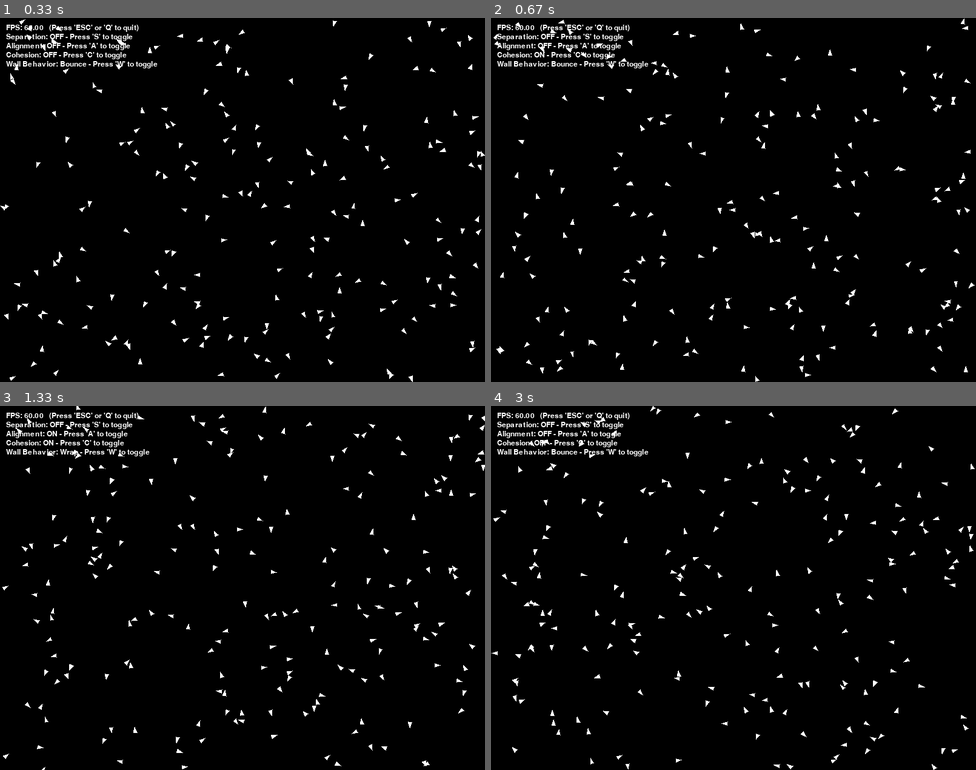
Above: before the commit, frames 1-4 (two rows, left to right).
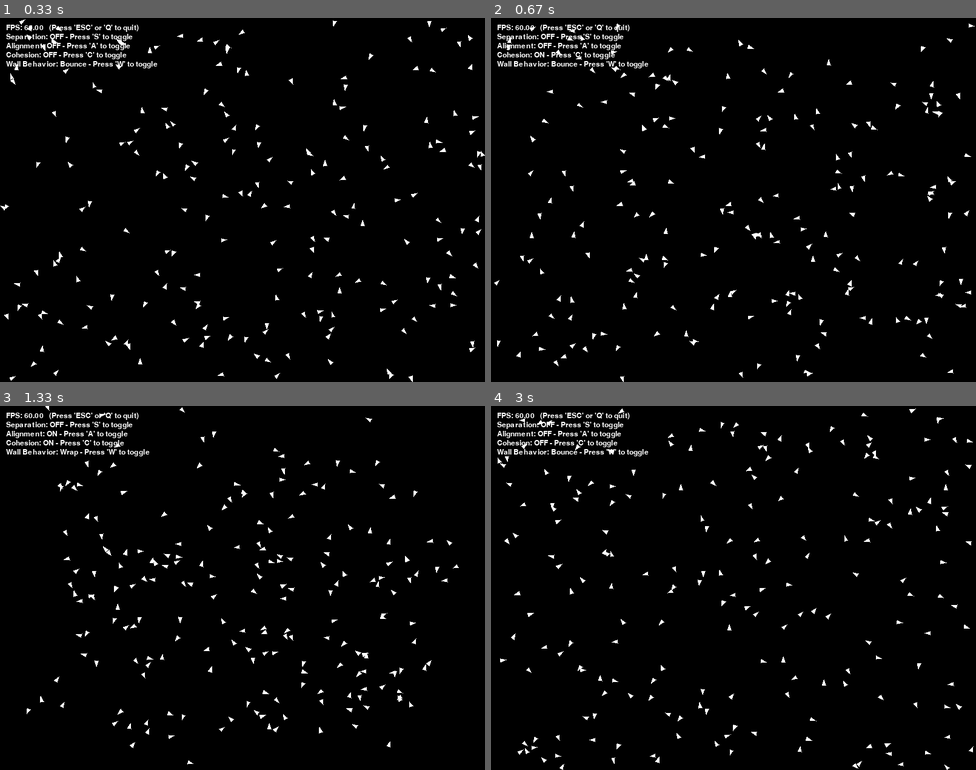
Above: after the commit, the same moments.

Repository: whajar019-bot/lab8-pygame
Game: pygame game, started from boids_exam.py
The game is run twice, just before and just after one commit, with the same random seed, the same clock (stepped at 60 frames per second) and the same inputs.
Inputs:
- Up to frame 1 (0.33 s): no input
- Up to frame 2 (0.67 s): tap C at 0.33 s
- Up to frame 3 (1.33 s): hold W 0.67-1.13 s; hold A from 1.17 s (still down)
- Up to frame 4 (3 s): release A at 1.7 s; hold S 1.73-2.03 s; tap C at 1.88 s; hold A 2.07-2.47 s; hold W 2.5-2.87 s; hold S from 2.9 s (still down)

Frame 1 is identical in both runs. In frame 2, 2.7% of the frame differs, in the area x 0-100%, y 0-100%; in frame 3, 3.0%; in frame 4, 3.0%.

Commit message:
exam: q14 - boids: cohesion

Diff:
--- a/boids_exam.py
+++ b/boids_exam.py
@@ -139,15 +139,54 @@
     # Then divide by the number of nearby boids to get the average position,
     # and subtract the current boid's position to get the cohesion steering force.
     def _cohesion(self, boids: List['Boid']) -> pygame.Vector2:
-        steer : pygame.Vector2 = pygame.Vector2(0, 0)
-        return steer
+        avg_x = 0
+        avg_y = 0
+        count = 0
+
+        for other in boids:
+            dist = math.hypot(self.x - other.x, self.y - other.y)
+            if 0 < dist < config.COHESION_DISTANCE:
+                avg_x += other.x
+                avg_y += other.y
+                count += 1
+
+        if count > 0:
+            avg_x /= count
+            avg_y /= count
+            return pygame.Vector2(avg_x - self.x, avg_y - self.y)
+
+        return pygame.Vector2(0, 0)
 
 
     # TODO: Use _random_steer, _separation, _alignment and _cohesion in update()
     def update(self, boids: List['Boid'], dt: int) -> None:
+        dt_seconds: float = dt / 1000.0
+
+        if config.SEPARATION_ON:
+            sep = self._separation(boids)
+            self.vx += sep.x * config.SEPARATION_STEER_STRENGTH * dt_seconds
+            self.vy += sep.y * config.SEPARATION_STEER_STRENGTH * dt_seconds
+
+        if config.ALIGNEMENT_ON:
+            ali = self._alignment(boids)
+            self.vx += ali.x * config.ALIGNEMENT_STEER_STRENGTH * dt_seconds
+            self.vy += ali.y * config.ALIGNEMENT_STEER_STRENGTH * dt_seconds
+
+        if config.COHESION_ON:
+            coh = self._cohesion(boids)
+            self.vx += coh.x * config.COHESION_STEER_STRENGTH * dt_seconds
+            self.vy += coh.y * config.COHESION_STEER_STRENGTH * dt_seconds
+
+        self._random_steer()
+        self.x += self.vx * dt_seconds
+        self.y += self.vy * dt_seconds
+
+        if config.WALL_BEHAVIOR == "bounce":
+            self._screen_bounce()
+        else:
+            self._screen_wrap()
         # dt is in milliseconds, convert to seconds for physics calculations, when applying steering forces
         # and the speed which are in pixels per second
-        dt_seconds: float = dt / 1000.0
 
         # TODO: Use _random_steer, _separation, _alignment and _cohesion in update()
         # Explanation:
@@ -155,16 +194,9 @@
         # Use the flags in the Config class to determine which behaviors are active
         # and apply the corresponding steering forces to the boid's velocity
         # using the defined strengths (*_STEER_STRENGTH) for each behavior.
-        if config.ALIGNEMENT_ON:
-            ali = self._alignment(boids)
-            self.vx += ali.x * config.ALIGNEMENT_STEER_STRENGTH * dt_seconds
-            self.vy += ali.y * config.ALIGNEMENT_STEER_STRENGTH * dt_seconds
-        self._random_steer()
+
 
         # Update the boid's position based on its velocity.
-        self.x += self.vx * dt_seconds
-        self.y += self.vy * dt_seconds
-
         # Last, handle wall behavior (bounce or wrap)
         if config.WALL_BEHAVIOR == "bounce":
             self._screen_bounce()
